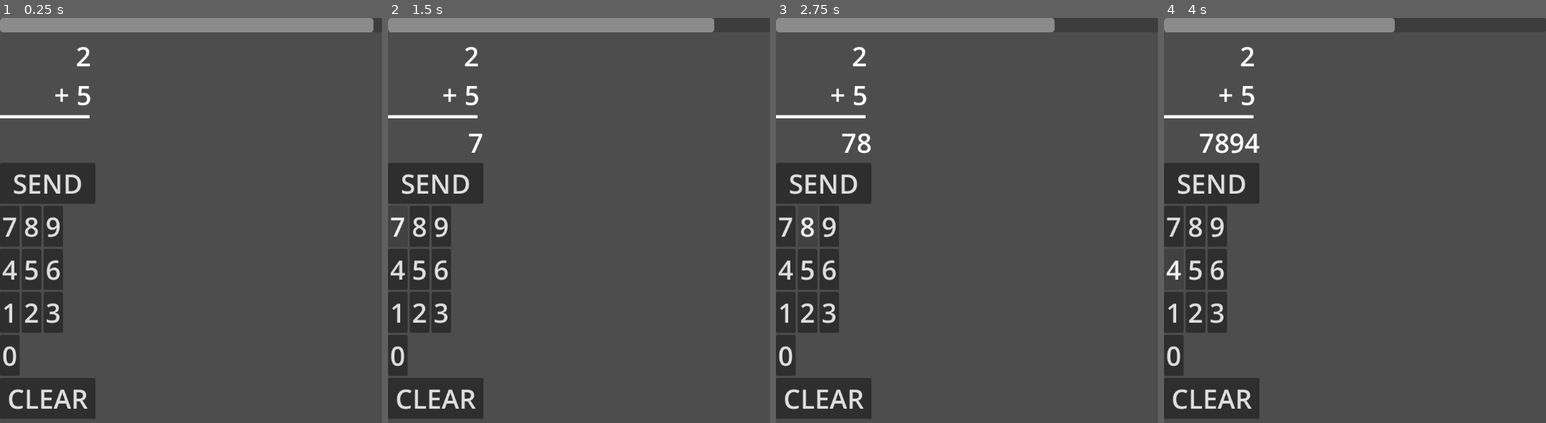
Above: before the commit, frames 1-4 (left to right).
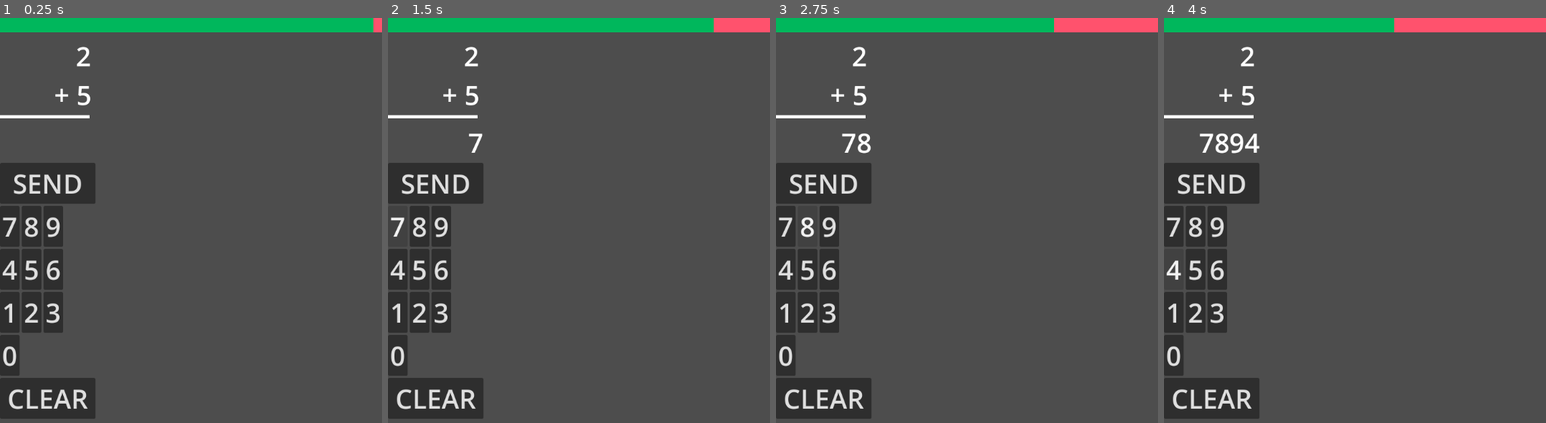
Above: after the commit, the same moments.

Repository: michaeljosephpurdy/ludumdare51
Game: Godot game, scene res://main_scene.tscn
Two runs of this game, one before a commit and one after it. Both use one fixed random seed, a clock stepped at 60 frames per second and the inputs below.
Inputs:
- Up to frame 1 (0.25 s): no input
- Up to frame 2 (1.5 s): click "SEND" at 0.5 s; click "7" at 1.25 s
- Up to frame 3 (2.75 s): click "8" at 2 s
- Up to frame 4 (4 s): click "9" at 2.75 s; click "4" at 3.5 s

The runs differ from the first frame. In frame 1, 3.5% of the frame differs, in the area x 0-100%, y 0-4%; in frame 2, 3.5%; in frame 3, 3.5%; in frame 4, 3.5%.

Commit message:
Add global store, be more strict with typing

Diff:
--- /dev/null
+++ b/global.gd
@@ -0,0 +1,19 @@
+extends Node
+
+
+var _coin_count: int
+
+func _ready() -> void:
+	pass
+
+
+func _process(delta: float) -> void:
+	pass
+
+
+func addCoin() -> void:
+	_coin_count += 1
+	print('new coin_count ' + str(_coin_count))
+
+func canAfford(cost: int) -> bool:
+	return _coin_count - cost < 0
--- a/project.godot
+++ b/project.godot
@@ -14,6 +14,10 @@
 run/main_scene="res://main_scene.tscn"
 config/features=PackedStringArray("4.0", "Vulkan Mobile")
 config/icon="res://icon.svg"
+
+[autoload]
+
+Global="*res://global.gd"
 
 [display]
 
--- a/scenes/math-fact/MathFact.gd
+++ b/scenes/math-fact/MathFact.gd
@@ -6,15 +6,15 @@
 const operator: String = '+'
 
 
-func _ready():
+func _ready() -> void:
 	new_fact()
 
 
-func _process(delta):
+func _process(delta: float) -> void:
 	pass
 
 
-func new_fact():
+func new_fact() -> void:
 	first_operand = randi() % 10
 	second_operand = randi() % 10
 	$VBoxContainer/TopNumber.set_text(str(first_operand))
@@ -22,5 +22,5 @@
 	expected_answer = first_operand + second_operand
 
 
-func is_correct_answer(answer):
+func is_correct_answer(answer: int) -> bool:
 	return expected_answer == answer
--- a/scenes/math-fact/input/10KeyContainer.gd
+++ b/scenes/math-fact/input/10KeyContainer.gd
@@ -5,22 +5,22 @@
 @onready
 var button_scene = preload('res://scenes/math-fact/input/numeric_button.tscn')
 
-func _ready():
+func _ready() -> void:
 	for i in range(1, 10):
 		_add_button_and_bind_signal(i)
 	_add_button_and_bind_signal(0)
 
 
-func _add_button_and_bind_signal(number):
+func _add_button_and_bind_signal(number: int) -> void:
 	var button = button_scene.instantiate()
 	button.number = number
 	button.pressed.connect(self.emit_to_parent.bind(button.number))
 	self.add_child(button)
 
 
-func _process(delta):
+func _process(delta: float) -> void:
 	pass
 
 
-func emit_to_parent(number):
+func emit_to_parent(number: int) -> void:
 	number_selected.emit(number)
--- a/scenes/math-fact/input/CellKeyContainer.gd
+++ b/scenes/math-fact/input/CellKeyContainer.gd
@@ -3,9 +3,9 @@
 signal number_selected(number)
 
 @onready
-var button_scene = preload('res://scenes/math-fact/input/numeric_button.tscn')
+var button_scene: PackedScene = preload('res://scenes/math-fact/input/numeric_button.tscn')
 
-func _ready():
+func _ready() -> void:
 	for i in range(7, 10):
 		_add_button_and_bind_signal(i)
 	for i in range(4, 7):
@@ -15,16 +15,16 @@
 	_add_button_and_bind_signal(0)
 
 
-func _add_button_and_bind_signal(number):
+func _add_button_and_bind_signal(number: int) -> void:
 	var button = button_scene.instantiate()
 	button.number = number
 	button.pressed.connect(self.emit_to_parent.bind(button.number))
 	self.add_child(button)
 
 
-func _process(delta):
+func _process(delta: float) -> void:
 	pass
 
 
-func emit_to_parent(number):
+func emit_to_parent(number: int) -> void:
 	emit_signal('number_selected', number)
--- a/scenes/math-fact/input/Input.gd
+++ b/scenes/math-fact/input/Input.gd
@@ -4,15 +4,6 @@
 
 const SPACE_STRING = ' '
 const EMPTY_STRING = ''
-
-const VALID_KEYS = [
-	KEY_0,	KEY_1,	KEY_2,	KEY_3,
-	KEY_4,	KEY_5,	KEY_6,
-	KEY_7,	KEY_8,	KEY_9,
-	KEY_ENTER,
-	KEY_BACKSPACE,
-]
-
 const KEY_VALUE_MAP = {
 	KEY_0: 0,
 	KEY_1: 1,
@@ -32,15 +23,15 @@
 var locked: bool
 
 
-func _ready():
+func _ready() -> void:
 	$InputContainer/Current.set_text(EMPTY_STRING)
 
 
-func _process(delta):
+func _process(delta: float) -> void:
 	$InputContainer/Current.set_text(inputString)
 
 
-func _input(ev):
+func _input(ev) -> void:
 	if not ev is InputEventKey or not KEY_VALUE_MAP.has(ev.keycode):
 		return
 	if ev.echo or not ev.pressed:
@@ -54,13 +45,13 @@
 	_on_number_selected(number)
 
 
-func _input_submitted(number):
+func _input_submitted(number: int) -> void:
 	if locked: return
 	print('submitted')
 	self.input_submitted.emit(number)
 
 
-func _on_submit_pressed():
+func _on_submit_pressed() -> void:
 	$InputContainer/Submit.release_focus()
 	if locked: return
 	if (inputString == SPACE_STRING or inputString == EMPTY_STRING):
@@ -70,20 +61,20 @@
 	_on_clear_pressed()
 
 
-func _on_number_selected(number):
+func _on_number_selected(number: int) -> void:
 	if locked: return
 	inputString += str(number)
 
 
-func _on_clear_pressed():
+func _on_clear_pressed() -> void:
 	$InputContainer/Clear.release_focus()
 	if locked: return
 	inputString = SPACE_STRING
 	print('cleared ' + inputString)
 
 
-func lock():
+func lock() -> void:
 	locked = true
 
-func unlock():
+func unlock() -> void:
 	locked = false
--- a/scenes/math-fact/input/InputContainer.gd
+++ b/scenes/math-fact/input/InputContainer.gd
@@ -7,16 +7,16 @@
 var inputString: String
 var inputInt: int
 
-func _ready():
+func _ready() -> void:
 	$Submitted.set_text(EMPTY_STRING)
 	_on_clear_pressed()
 
 
-func _process(delta):
+func _process(delta: float) -> void:
 	$Current.set_text(inputString)
 
 
-func _on_submit_pressed():
+func _on_submit_pressed() -> void:
 	if (inputString == EMPTY_STRING):
 		return
 	inputInt = inputString.to_int()
@@ -26,9 +26,9 @@
 	self.submitted_input.emit(inputInt)
 
 
-func _on_key_container_number_selected(number):
+func _on_key_container_number_selected(number: int) -> void:
 	inputString += str(number)
 
 
-func _on_clear_pressed():
+func _on_clear_pressed() -> void:
 	inputString = EMPTY_STRING
--- a/scenes/math-fact/input/NumericButton.gd
+++ b/scenes/math-fact/input/NumericButton.gd
@@ -3,9 +3,10 @@
 @export
 var number: int
 
-func _ready():
+func _ready() -> void:
 	self.text = str(number)
 	pressed.connect(_button_pressed)
 
-func _button_pressed():
+
+func _button_pressed() -> void:
 	release_focus()
--- a/scenes/math-fact/input/input.tscn
+++ b/scenes/math-fact/input/input.tscn
@@ -17,17 +17,20 @@
 
 [node name="Submitted" type="Label" parent="InputContainer"]
 visible = false
+layout_mode = 2
 offset_right = 180.0
 offset_bottom = 23.0
 theme = ExtResource("2_wnvt5")
 
 [node name="Current" type="Label" parent="InputContainer"]
+layout_mode = 2
 offset_right = 180.0
 offset_bottom = 69.0
 theme = ExtResource("2_wnvt5")
 horizontal_alignment = 2
 
 [node name="Submit" type="Button" parent="InputContainer"]
+layout_mode = 2
 offset_top = 73.0
 offset_right = 180.0
 offset_bottom = 150.0
@@ -35,6 +38,7 @@
 text = "SEND"
 
 [node name="HBoxContainer" type="HBoxContainer" parent="InputContainer"]
+layout_mode = 2
 offset_top = 154.0
 offset_right = 180.0
 offset_bottom = 154.0
@@ -43,6 +47,7 @@
 
 [node name="TenKeyContainer" type="GridContainer" parent="InputContainer/HBoxContainer"]
 visible = false
+layout_mode = 2
 offset_top = -4.0
 offset_right = 180.0
 offset_bottom = -4.0
@@ -51,11 +56,13 @@
 script = ExtResource("3_lox0b")
 
 [node name="CalcKeyContainer" type="GridContainer" parent="InputContainer/HBoxContainer"]
+layout_mode = 2
 theme = ExtResource("2_wnvt5")
 columns = 3
 script = ExtResource("4_wbl8b")
 
 [node name="Clear" type="Button" parent="InputContainer"]
+layout_mode = 2
 offset_top = 158.0
 offset_right = 180.0
 offset_bottom = 235.0
--- a/scenes/math-fact/math-fact-scene.gd
+++ b/scenes/math-fact/math-fact-scene.gd
@@ -4,26 +4,27 @@
 signal failed_problem
 
 
-func _ready():
-	pass # Replace with function body.
-
-
-func _process(delta):
+func _ready() -> void:
 	pass
 
 
-func _on_input_input_submitted(answer):
+func _process(delta: float) -> void:
+	pass
+
+
+func _on_input_input_submitted(answer: int) -> void:
 	if not $MathFact.is_correct_answer(answer):
 		failed_problem.emit()
 		return
 	$MathFact.new_fact()
+	Global.addCoin()
 	solved_problem.emit()
 
 
-func _on_timer_finished():
+func _on_timer_finished() -> void:
 	print('finished!')
 	$Input.lock()
 
 
-func _on_timer_started():
+func _on_timer_started() -> void:
 	$Input.unlock()
--- a/scenes/timer/timer_scene.gd
+++ b/scenes/timer/timer_scene.gd
@@ -8,21 +8,21 @@
 @onready
 var progress_bar: ProgressBar = $ProgressBar
 
-func _ready():
+func _ready() -> void:
 	start()
 
 
-func _process(delta):
+func _process(delta: float) -> void:
 	var time_left = timer.time_left
 	var total_time = timer.wait_time
 	var progress = time_left / total_time
 	progress_bar.value = progress * 100
 
 
-func start():
+func start() -> void:
 	$Timer.start()
 	started.emit()
 
 
-func _on_timer_timeout():
+func _on_timer_timeout() -> void:
 	finished.emit()
--- a/theme.tres
+++ b/theme.tres
@@ -1,4 +1,13 @@
-[gd_resource type="Theme" format=3 uid="uid://bkd5mi3gx2dp0"]
+[gd_resource type="Theme" load_steps=3 format=3 uid="uid://bkd5mi3gx2dp0"]
+
+[sub_resource type="StyleBoxFlat" id="StyleBoxFlat_0psxr"]
+bg_color = Color(1, 0.321569, 0.427451, 1)
+
+[sub_resource type="StyleBoxFlat" id="StyleBoxFlat_kxcmg"]
+bg_color = Color(0, 0.717647, 0.360784, 1)
 
 [resource]
 default_font_size = 50
+Label/colors/font_color = Color(1, 1, 1, 1)
+ProgressBar/styles/background = SubResource("StyleBoxFlat_0psxr")
+ProgressBar/styles/fill = SubResource("StyleBoxFlat_kxcmg")
Empty file removed: scenes/math-fact/input/HBoxContainer.gd
